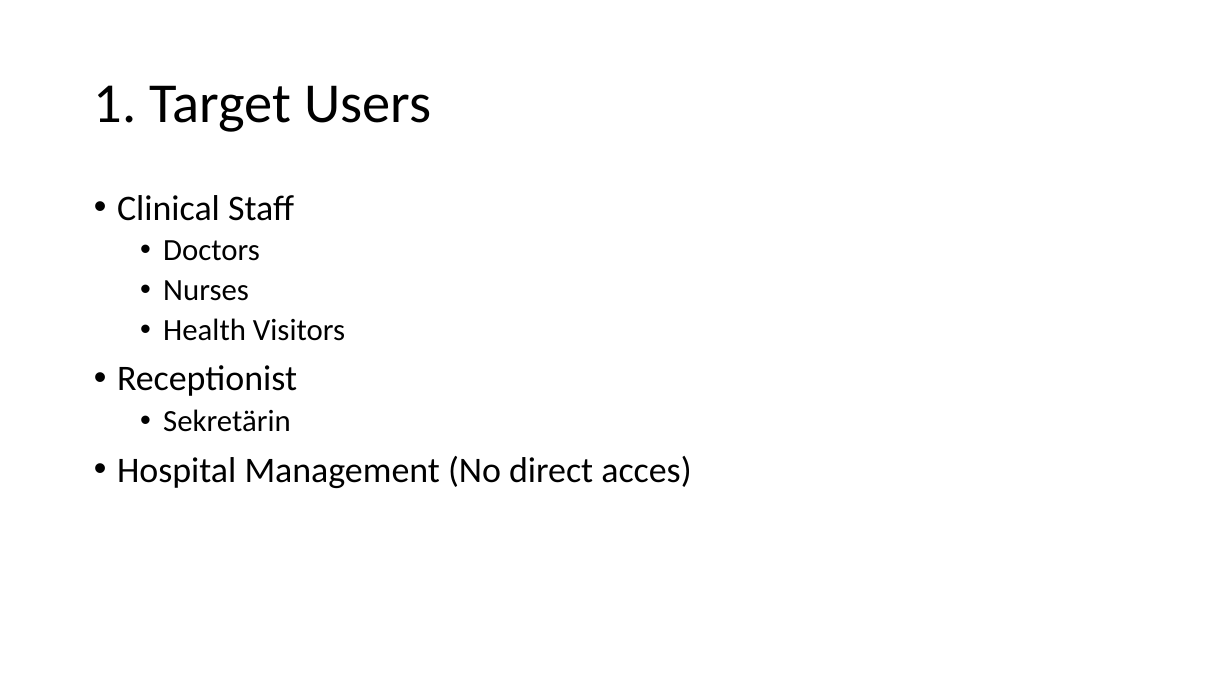
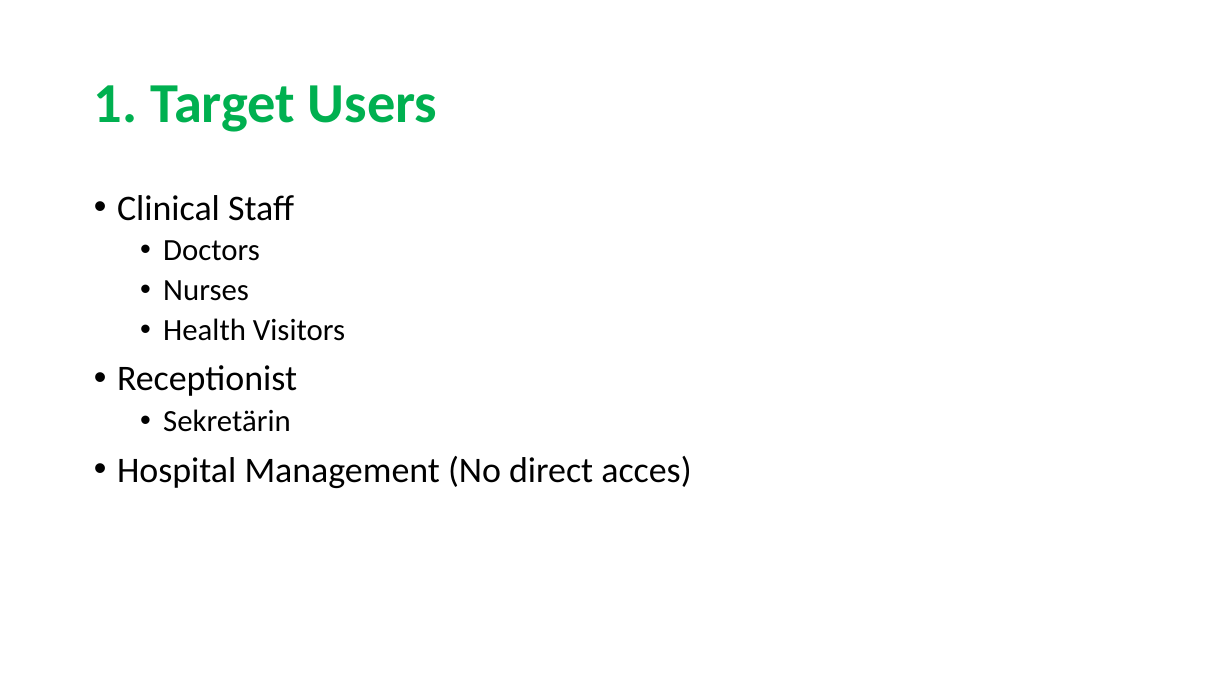
Before and after one commit to sarahmele/ch.bfh.btx8081.w2015.green, a slide deck: slide 3 of doc/task01/Task1.pptx. Drawn at 1232x693 pixels with LibreOffice and Linux fonts; fonts in the diff are those of the drawing. Boxes give left, top, right and bottom in pixels: in the first picture for what was removed or moved away, otherwise in the second. Text is boxed around its words. In the diff, an @@ line names an element or a change of style, - is before the commit and + after.

```diff
--- a/doc/task01/Task1.pptx
+++ b/doc/task01/Task1.pptx
@@ title "1. Target Users" at (94, 85, 438, 132): text colour #000000 to #00B050, bold on @@
```
Also in this commit, not shown: 3 other slides changed, 1 slide added, 1 slide removed.
